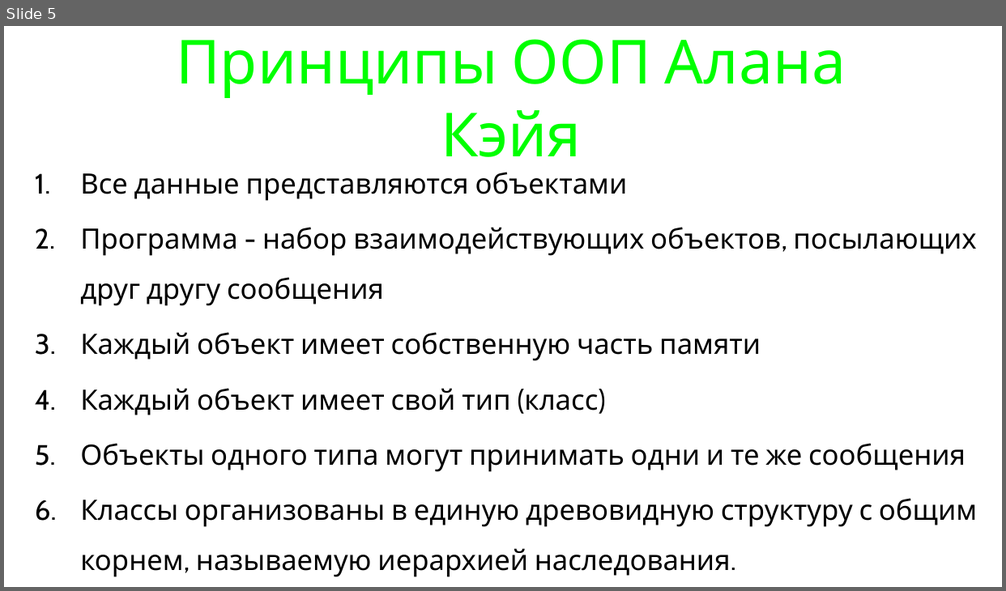
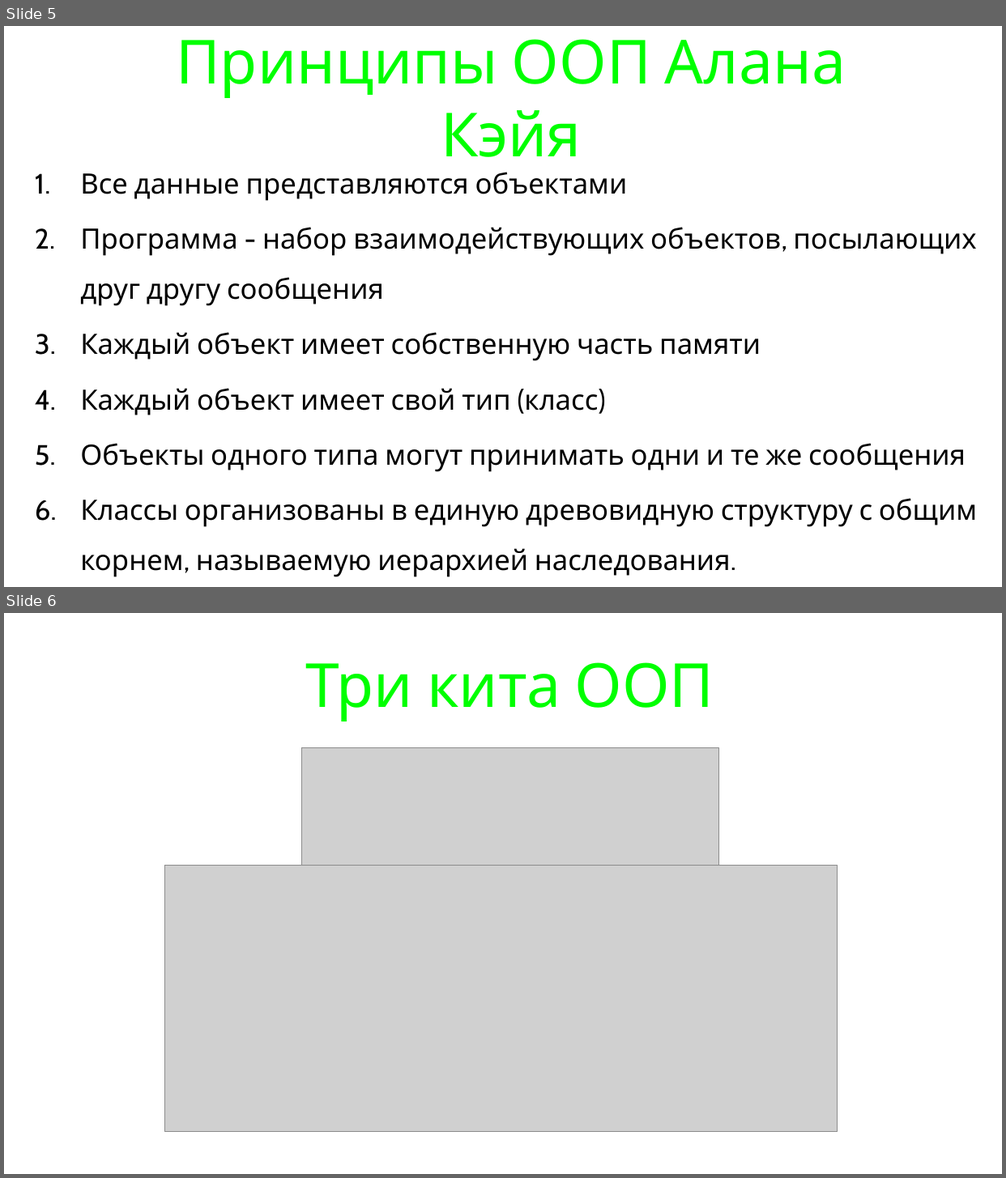
Before and after one commit to maxchv/LearnPython, a slide deck: week08/oop.pptx. Shown one above the other, each under a label of ours: slide 5 before the commit, slides 5 and 6 after it. The pictures are 1006x591 and 1006x1178 pixels, drawn with LibreOffice and Linux fonts; fonts in the diff are those of the drawing; grey boxes stand for pictures. Boxes give left, top, right and bottom in pixels: in the first picture for what was removed or moved away, otherwise in the second. Text is boxed around its words. In the diff, an @@ line names an element or a change of style, - is before the commit and + after.

```diff
--- a/week08/oop.pptx
+++ b/week08/oop.pptx
@@ slide 6 added at (4, 613, 1002, 1174), background #FFFFFF @@
@@ title added at (306, 662, 714, 722), 78 pt, text #00FF00 @@
+Три кита ООП
@@ picture added at (302, 747, 718, 866) @@
@@ picture added at (164, 866, 837, 1131) @@
```
Also in this commit, not shown: 2 slides changed, 24 other slides added, 1 slide removed, 2 other files.
